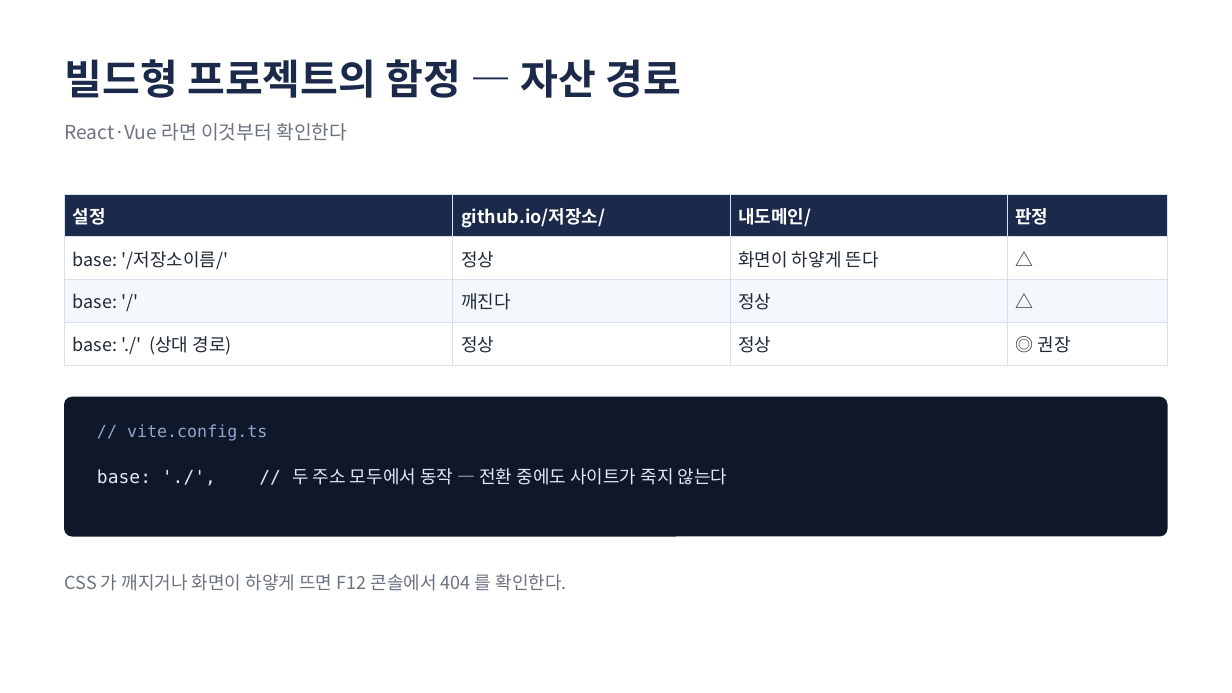
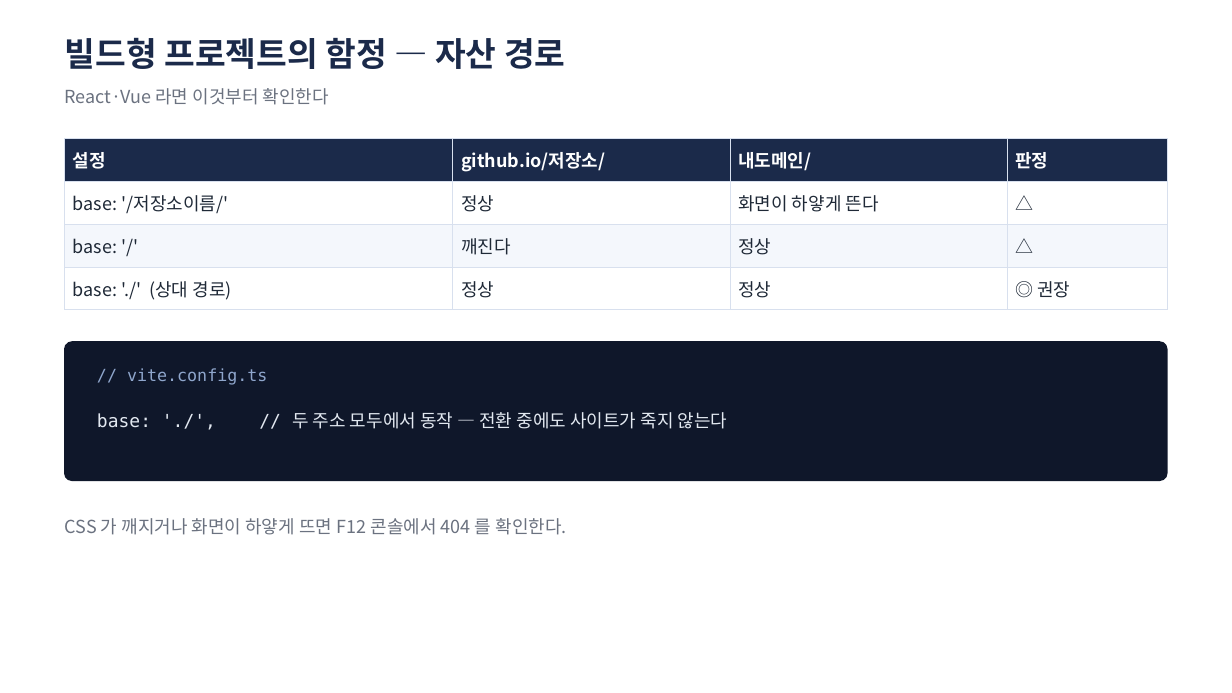
Before and after one commit to jungaistar/lms, a slide deck: slide 23 of docs/lecture/pages-domain/GitHub-Pages-도메인연결-강의슬라이드.pptx (slide 15 before the commit). Drawn at 1232x693 pixels with LibreOffice and Linux fonts; fonts in the diff are those of the drawing. Boxes give left, top, right and bottom in pixels: in the first picture for what was removed or moved away, otherwise in the second. Text is boxed around its words. In the diff, an @@ line names an element or a change of style, - is before the commit and + after.

```diff
--- a/docs/lecture/pages-domain/GitHub-Pages-도메인연결-강의슬라이드.pptx
+++ b/docs/lecture/pages-domain/GitHub-Pages-도메인연결-강의슬라이드.pptx
@@ text "빌드형 프로젝트의 함정 — 자산 ..." moved from (x1=65, y1=59, x2=682, y2=98) to (x1=65, y1=37, x2=565, y2=69) @@
@@ text "빌드형 프로젝트의 함정 — 자산 ..." at (x1=65, y1=37, x2=565, y2=69): size 32 to 26 pt @@
@@ text "React·Vue 라면 이것부터 확인한다" moved from (x1=65, y1=123, x2=347, y2=141) to (x1=65, y1=88, x2=329, y2=105) @@
@@ text "React·Vue 라면 이것부터 확인한다" at (x1=65, y1=88, x2=329, y2=105): size 15 to 14 pt @@
@@ 3 texts, 1 table, 1 rounded rectangle moved together from (x1=65, y1=194, x2=1167, y2=591) to (x1=65, y1=139, x2=1167, y2=535) @@
```
Also in this commit, not shown: 13 other slides changed, 13 slides added, 6 slides removed, 50 other files.
